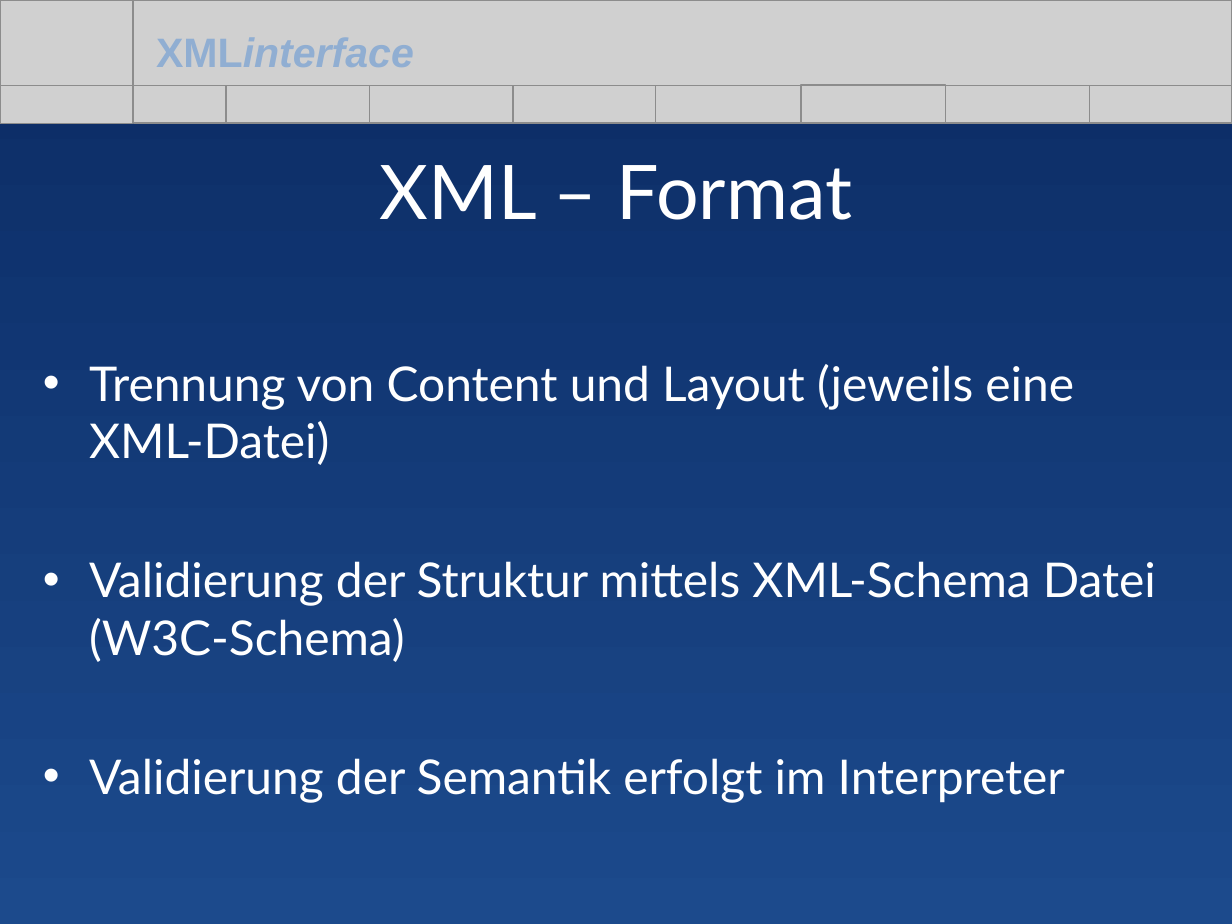
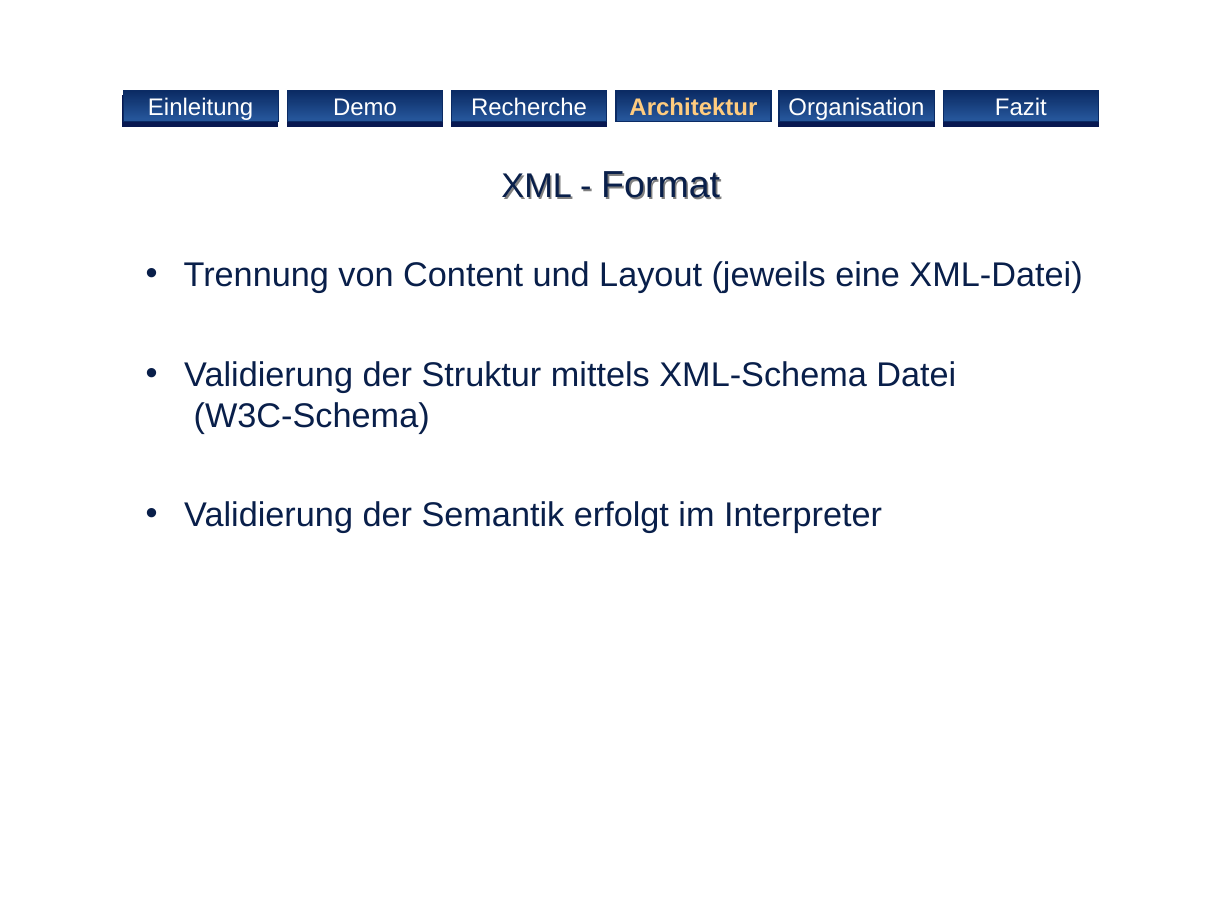
Before and after one commit to BackupTheBerlios/xmlinterface, a slide deck: slide 12 of xmlinterface/project/Praesentation/xmlinterface.ppt (slide 15 before the commit). Drawn at 1232x924 pixels with LibreOffice and Linux fonts; fonts in the diff are those of the drawing; grey boxes stand for pictures; background and template pictures are left out. Boxes give left, top, right and bottom in pixels: in the first picture for what was removed or moved away, otherwise in the second. Text is boxed around its words. In the diff, an @@ line names an element or a change of style, - is before the commit and + after.

```diff
--- a/xmlinterface/project/Praesentation/xmlinterface.ppt
+++ b/xmlinterface/project/Praesentation/xmlinterface.ppt
@@ background gradient #0B2B64 to #1C4A8C to #FFFFFF @@
@@ group removed at [0,0,1232,123]: 12 pictures, 1 text @@
-XMLinterface
@@ group added at [123,91,1099,122]: 6 rectangles @@
+Fazit
+Demo
+Einleitung
+Organisation
+Architektur
+Recherche
@@ title "XML - Format" at [501,171,720,200]: vertical alignment middle to top @@
@@ title at [501,171,720,200]: text changed; size 44 to 22 pt; font Lato to Arial; text colour #FFFFFF to #091F4A @@
-XML – Format
+XML - Format
@@ subtitle "Trennung von Content und Layout ...": place and size @@
-subtitle "Trennung von Content und Layout ..." at [89,364,1156,803]
+subtitle "Trennung von Content und Layout ..." at [184,261,1082,532]
@@ subtitle "Trennung von Content und Layout ..." at [184,261,1082,532]: size 28 to 20 pt, font Lato to Arial, text colour #FFFFFF to #091F4A; indent changed; less space between paragraphs; bullet colour #FFFFFF to #091F4A @@
```
Also in this commit, not shown: 8 other slides changed, 8 slides added, 12 slides removed.
